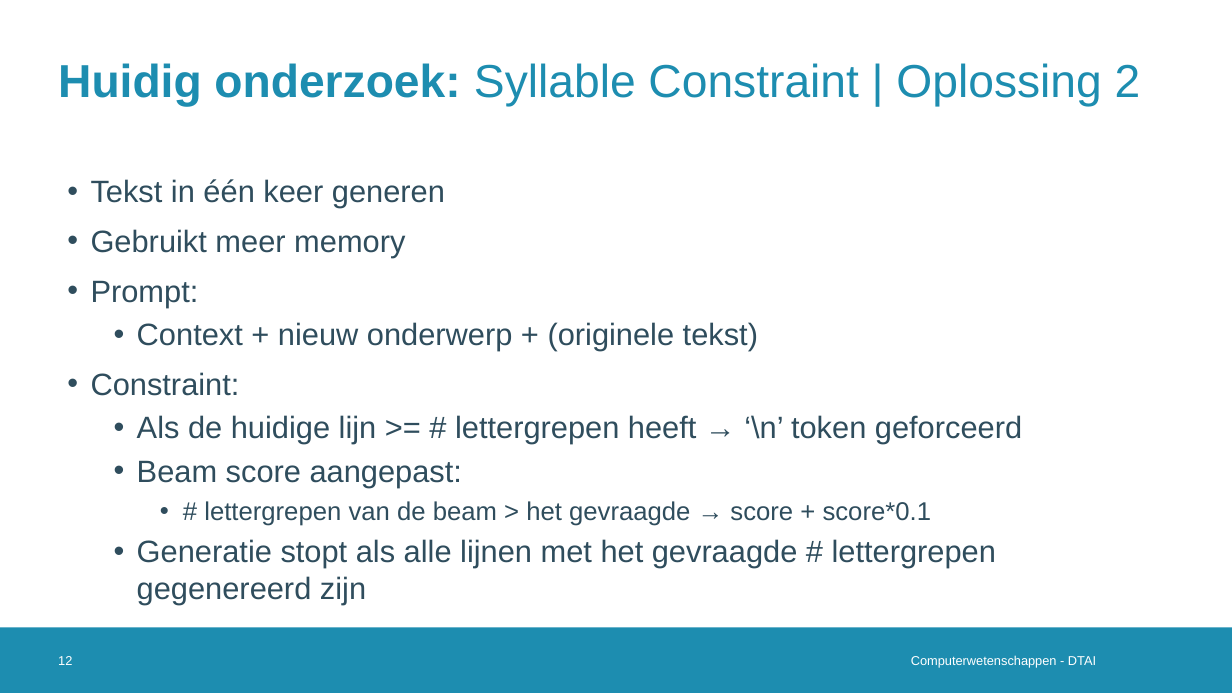
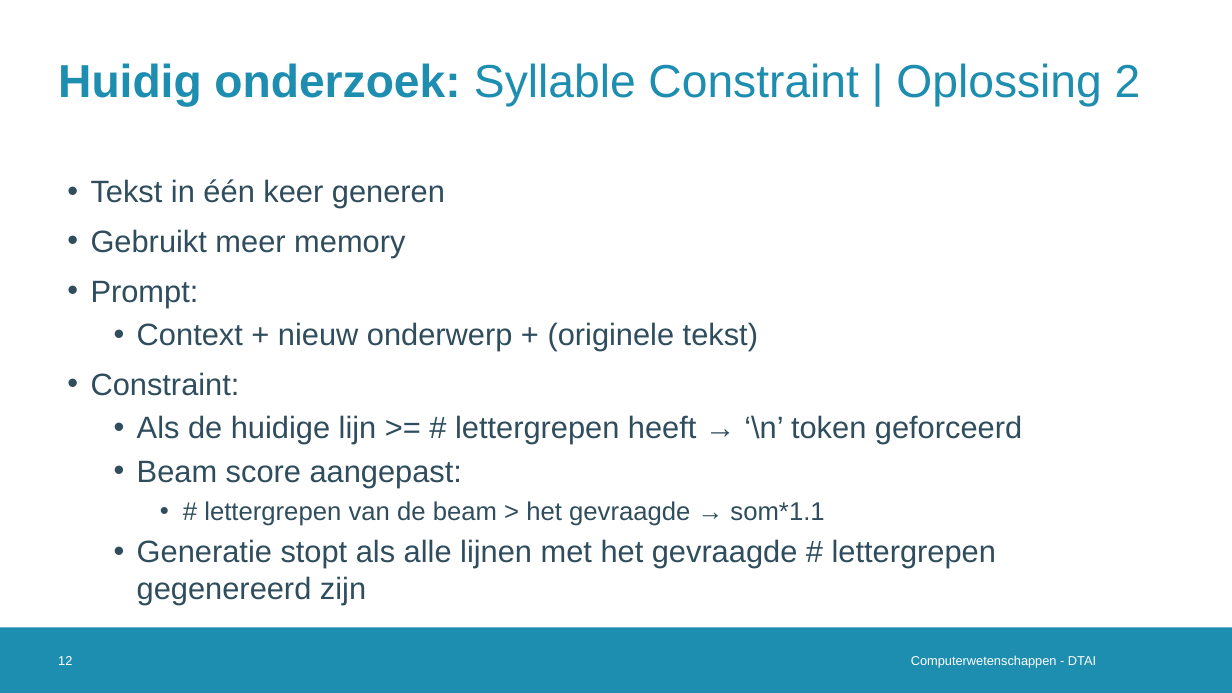
Before and after one commit to Alintermans/Thesis, a slide deck: slide 12 of Presentations/Second Intermediate Presentation/Presentation.pptx. Drawn at 1232x693 pixels with LibreOffice and Linux fonts; fonts in the diff are those of the drawing; background and template pictures are left out. Boxes give left, top, right and bottom in pixels: in the first picture for what was removed or moved away, otherwise in the second. Text is boxed around its words. In the diff, an @@ line names an element or a change of style, - is before the commit and + after.

```diff
--- a/Presentations/Second Intermediate Presentation/Presentation.pptx
+++ b/Presentations/Second Intermediate Presentation/Presentation.pptx
@@ text at (x1=204, y1=501, x2=824, y2=526): text changed @@
-    • # lettergrepen van de beam > het gevraagde → score + score*0.1
+    • # lettergrepen van de beam > het gevraagde → som*1.1
```
Also in this commit, not shown: 8 other slides changed, 2 other files.
